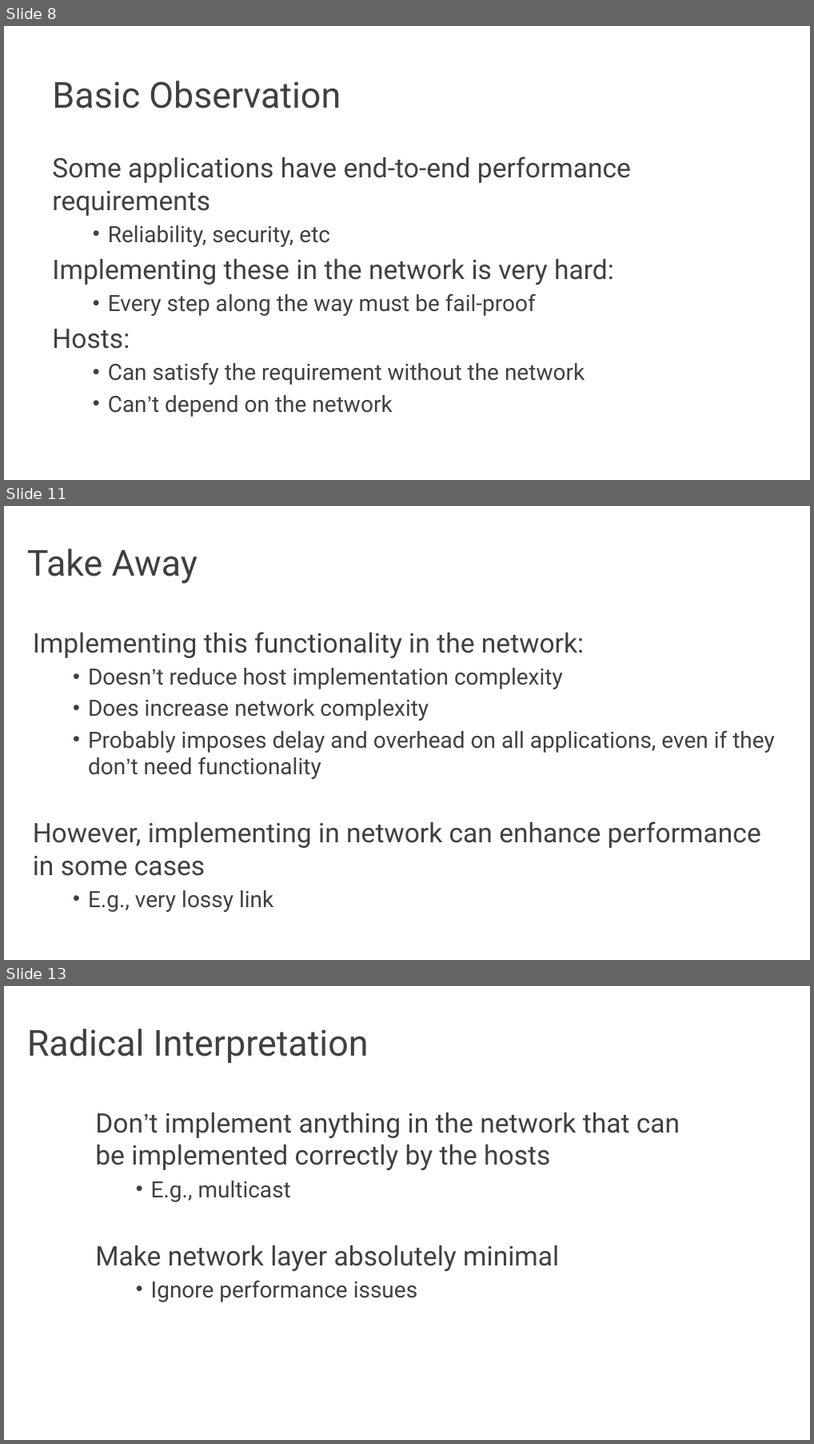
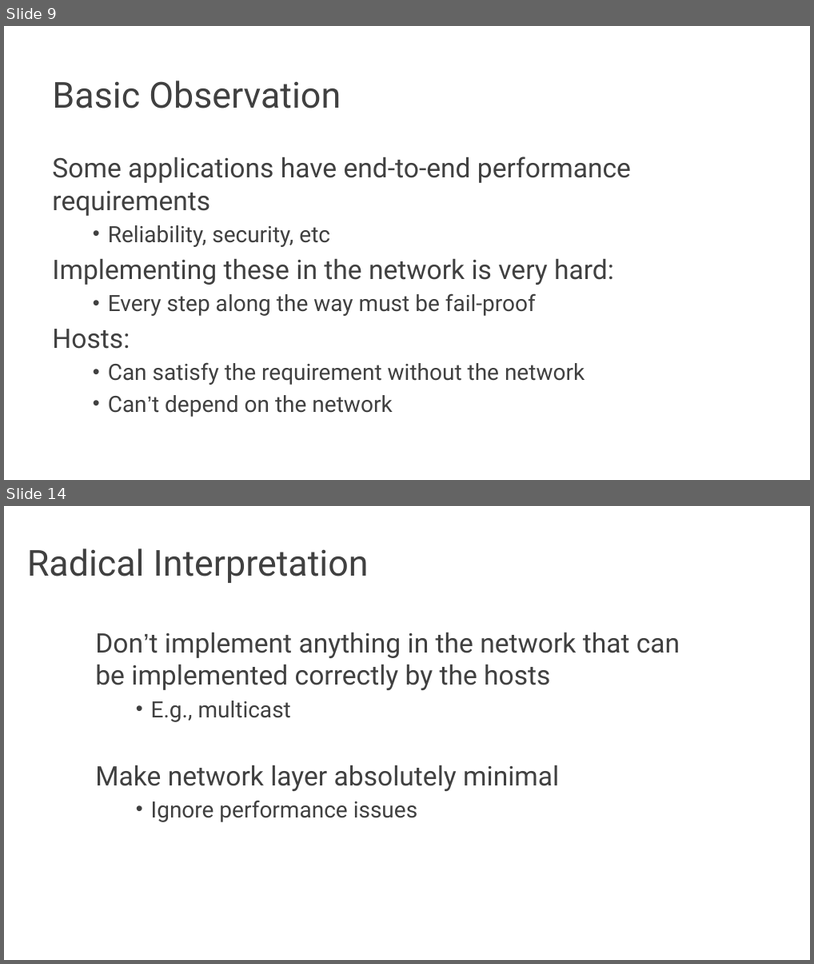
Before and after one commit to audreyccheng/cs262a-spring2025, a slide deck: notes/04-e2e-projects.pptx. Shown one above the other, each under a label of ours: slides 8, 11 and 13 before the commit, slides 9 and 14 after it; the slides between them are not shown. The pictures are 814x1444 and 814x964 pixels, drawn with LibreOffice and Linux fonts; fonts in the diff are those of the drawing. Boxes give left, top, right and bottom in pixels: in the first picture for what was removed or moved away, otherwise in the second. Text is boxed around its words. In the diff, an @@ line names an element or a change of style, - is before the commit and + after.

```diff
--- a/notes/04-e2e-projects.pptx
+++ b/notes/04-e2e-projects.pptx
@@ slide 11 removed at bbox=[4, 506, 810, 960], background #FFFFFF @@
@@ title removed at bbox=[27, 548, 198, 584] @@
-Take Away
@@ text removed at bbox=[33, 632, 775, 912] @@
-Implementing this functionality in the network:
-  • Doesn’t reduce host implementation complexity
-  • Does increase network complexity
-  • Probably imposes delay and overhead on all applications, even if they don’t need functionality
-However, implementing in network can enhance performance in some cases
-  • E.g., very lossy link
@@ what was slide 8 is now slide 9 @@
@@ what was slide 13 is now slide 14 @@
```
Also in this commit, not shown: 11 slides changed, 8 slides added, 48 other slides removed, 1 other file.
